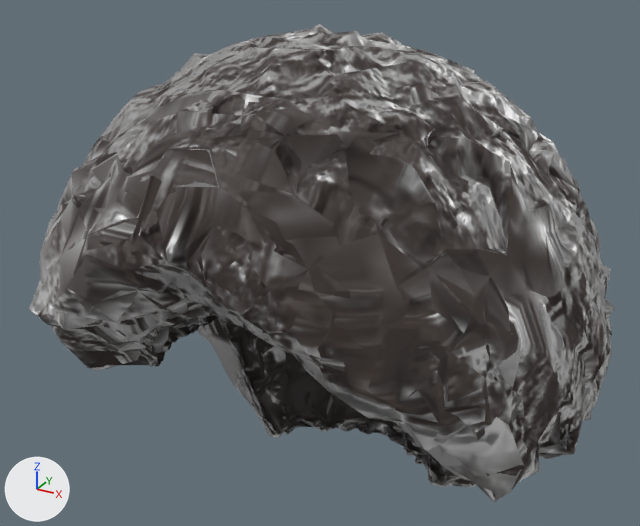
The glTF model artifacts/mobile/assets/avatar/hair_afro.glb, before and after one commit.
Both versions are drawn from a 50 mm lens placed at (0.24, -0.431, 1.936), pointed at (-0.011, 0.025, 1.709). Every picture has the same lights, and +X, +Y and +Z are marked at lower left. The picture after the commit comes second. Vertices at exactly the same position are counted once.

Objects in the first picture: 'Hair', 'Hair_banded', 'Hair_capped', 'Hair_covered', 'Hair_helmet'.
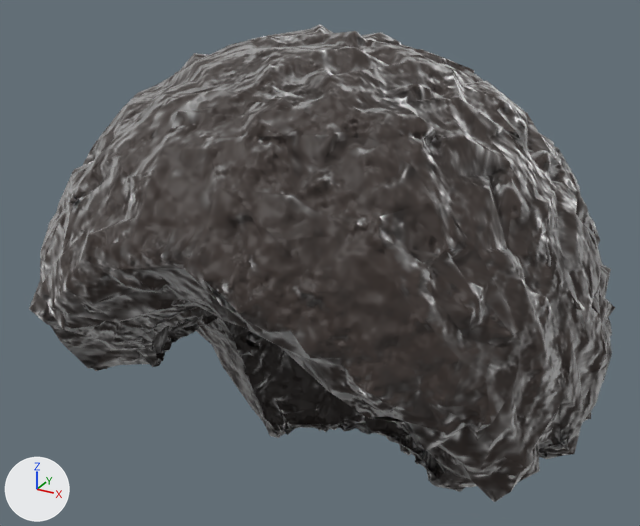
Changed parts and their boxes (x1, y1, x2, y2) in the pictures (640 x 526 px; the box of a moved part takes in the faces that stretch with it):
'Hair', reshaped, moved: before (33, 24, 615, 502); after (34, 24, 615, 502)
'Hair_banded', reshaped, moved: (29, 44, 600, 502) in both
'Hair_capped', moved: before (139, 308, 456, 486); after (138, 310, 465, 491)
'Hair_helmet', moved: before (141, 305, 456, 487); after (140, 307, 464, 490)
'Hair_covered', moved: before (145, 311, 455, 486); after (136, 310, 463, 492)
part 1 of me_mesh_0, moved or reshaped: before (65, 24, 610, 487); after (65, 35, 615, 487)
part 2 of me_mesh_0, moved or reshaped: before (291, 352, 367, 417); after (292, 353, 367, 417)
part 3 of me_mesh_0, surface changed: (34, 25, 612, 502) in both
part 4 of me_mesh_0, recoloured: before (134, 84, 459, 465); after (162, 84, 459, 465)
part 5 of me_mesh_4, moved or reshaped: before (39, 90, 490, 486); after (40, 102, 600, 487)
part 6 of me_mesh_4, surface changed: before (29, 44, 580, 502); after (29, 44, 596, 502)
part 7 of me_mesh_4, recoloured: before (122, 302, 490, 431); after (122, 302, 490, 344)

The change in detail:
me_mesh_0 is used by ob_hair; parent ob_head; location (-0.000316, 0.0156, 0.16); scale (0.175, 0.175, 0.175).
me_mesh_0 had 1923 vertices, 3586 faces and spanned x -1.0..1.0, y -0.93..0.92, z -0.93..0.93.
me_mesh_0 now has 1932 vertices, 3589 faces and spans x -1.0..1.0, y -0.92..0.92, z -0.93..0.93.
me_mesh_0 part 1: 55 vertices moved from x -0.95..0.83, y -0.81..0.65, z -0.91..0.78 to x -0.95..0.83, y -0.83..0.68, z -0.89..0.79; 266 vertices removed from x -0.96..1.0, y -0.85..0.91, z -0.91..0.9; 275 vertices added at x -1.0..1.0, y -0.82..0.92, z -0.92..0.88.
me_mesh_0 part 2: 2 vertices moved from x 0.3..0.41, y -0.8..-0.77, z 0.12..0.16 to x 0.29..0.42, y -0.81..-0.78, z 0.12..0.18.
me_mesh_0 part 3: 1516 kept faces spanning x -0.99..0.99, y -0.92..0.87, z -0.92..0.93 get new texture (UV) coordinates.
me_mesh_0 part 4: 48 kept faces spanning x -0.89..0.86, y -0.86..0.71, z -0.92..0.83 get new vertex colours.
me_mesh_4 is used by ob_hair_banded; parent ob_head; location (-0.000316, 0.0156, 0.16); scale (0.175, 0.175, 0.175).
me_mesh_4 had 1407 vertices, 2576 faces and spanned x -0.93..0.91, y -0.93..0.93, z -0.93..0.86.
me_mesh_4 now has 1415 vertices, 2579 faces and spans x -0.93..0.9, y -0.92..0.92, z -0.93..0.86.
me_mesh_4 part 5: 47 vertices moved from x -0.84..0.79, y -0.63..0.84, z -0.91..0.39 to x -0.84..0.79, y -0.64..0.84, z -0.92..0.39; 288 vertices removed from x -0.86..0.9, y -0.92..0.84, z -0.93..0.75; 297 vertices added at x -0.86..0.89, y -0.92..0.89, z -0.93..0.72.
me_mesh_4 part 6: 1053 kept faces spanning x -0.93..0.9, y -0.92..0.89, z -0.91..0.86 get new texture (UV) coordinates.
me_mesh_4 part 7: 15 kept faces spanning x -0.55..0.8, y -0.7..0.84, z -0.91..0.38 get new vertex colours.
Other edits to the shape of me_mesh_4 do not show in these pictures.
Object 'Hair' (ob_hair) moves from (-0.000316, 0.0156, 0.16) to (-0.000197, 0.0156, 0.16).
Object 'Hair_capped' (ob_hair_capped) moves from (-0.000316, 0.0156, 0.16) to (-0.000197, 0.0156, 0.16).
Object 'Hair_covered' (ob_hair_covered) moves from (-0.000316, 0.0156, 0.16) to (-0.000197, 0.0156, 0.16).
Object 'Hair_helmet' (ob_hair_helmet) moves from (-0.000316, 0.0156, 0.16) to (-0.000197, 0.0156, 0.16).
Object 'Hair_banded' (ob_hair_banded) moves from (-0.000316, 0.0156, 0.16) to (-0.000197, 0.0156, 0.16).
